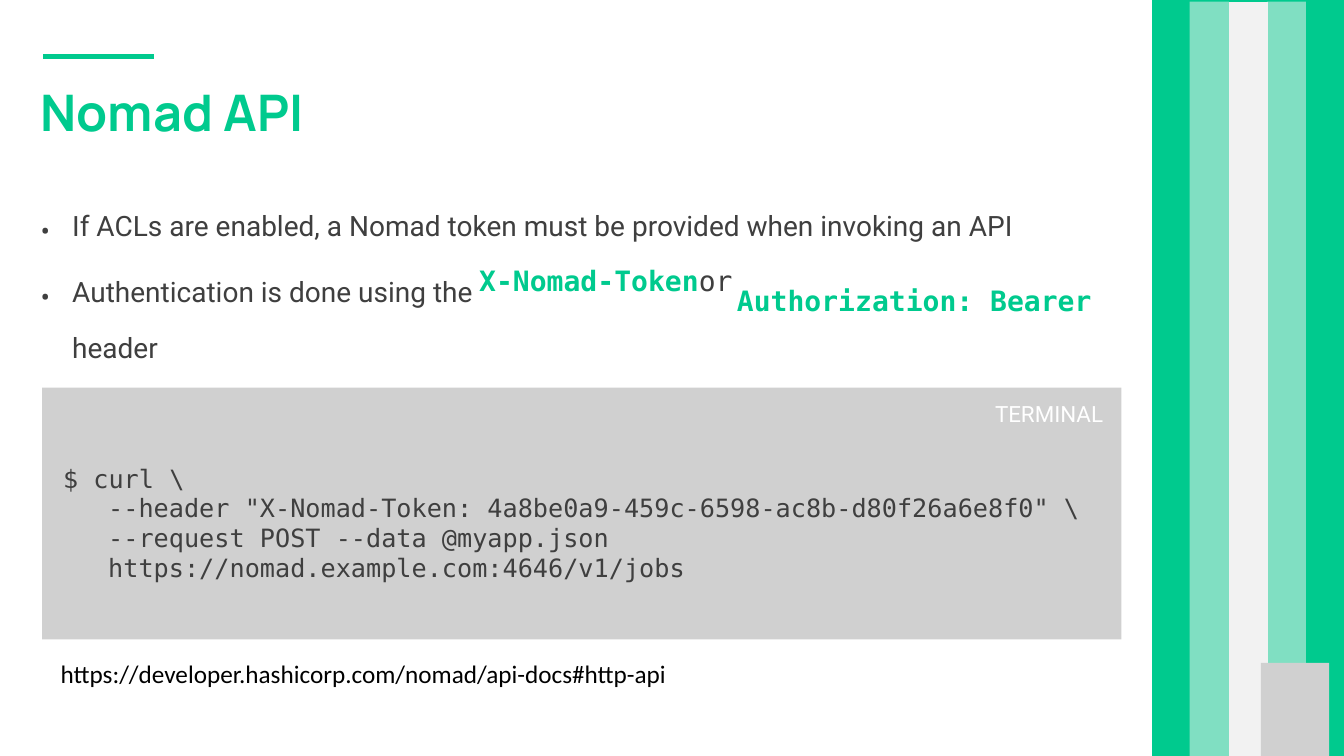
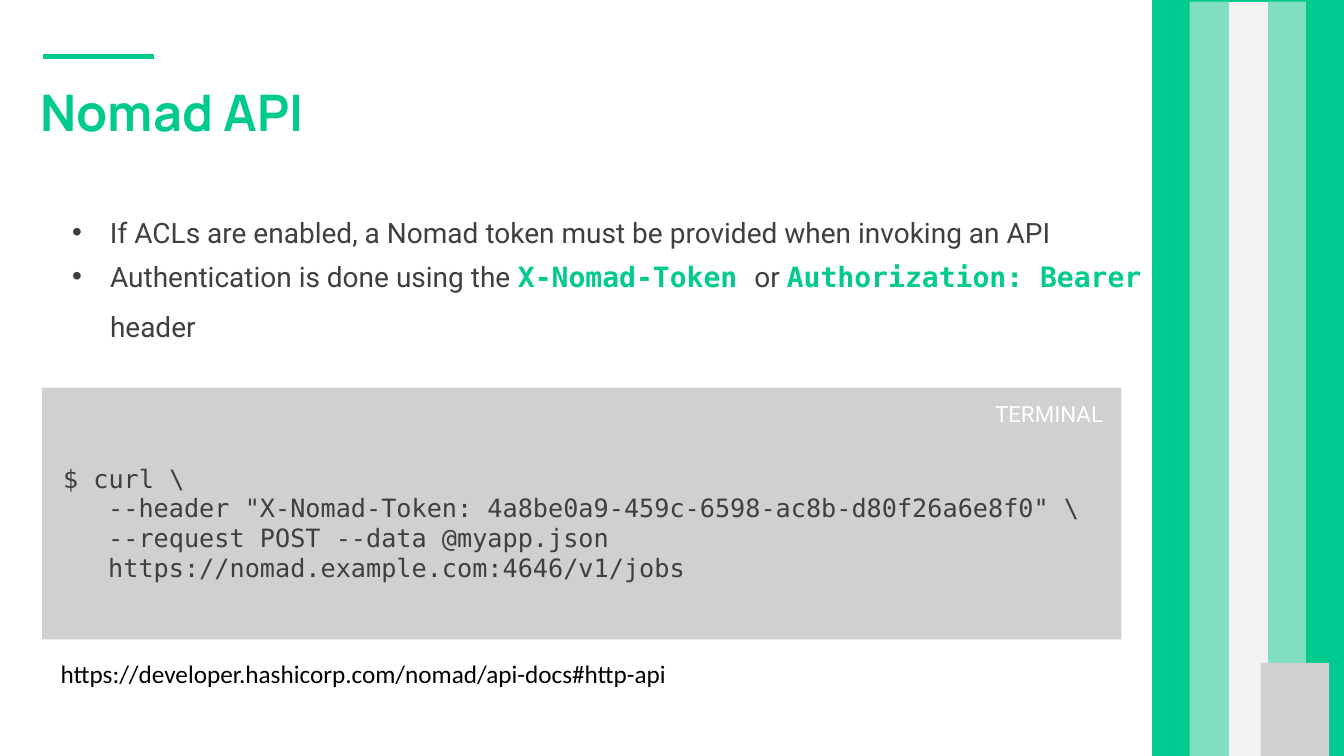
Before and after one commit to sahil7879/nomad-training, a slide deck: slide 15 of 3-Interacting_with_Nomad.pptx. Drawn at 1344x756 pixels with LibreOffice and Linux fonts; fonts in the diff are those of the drawing; grey boxes stand for pictures; background and template pictures are left out. Boxes give left, top, right and bottom in pixels: in the first picture for what was removed or moved away, otherwise in the second. Text is boxed around its words. In the diff, an @@ line names an element or a change of style, - is before the commit and + after.

```diff
--- a/3-Interacting_with_Nomad.pptx
+++ b/3-Interacting_with_Nomad.pptx
@@ text removed at [40, 181, 50, 304] @@
-• •
@@ text "If ACLs are enabled, a ..." at [110, 221, 1051, 249]: bullet none to • @@
@@ text at [110, 264, 1141, 338]: text changed @@
-Authentication is done using the
-header
+• Authentication is done using the X-Nomad-Token or Authorization: Bearer header
@@ text removed at [479, 269, 732, 292] @@
-X-Nomad-Tokenor
@@ text removed at [737, 288, 1091, 312] @@
-Authorization: Bearer
```
Also in this commit, not shown: 9 other slides changed, 2 other files.
